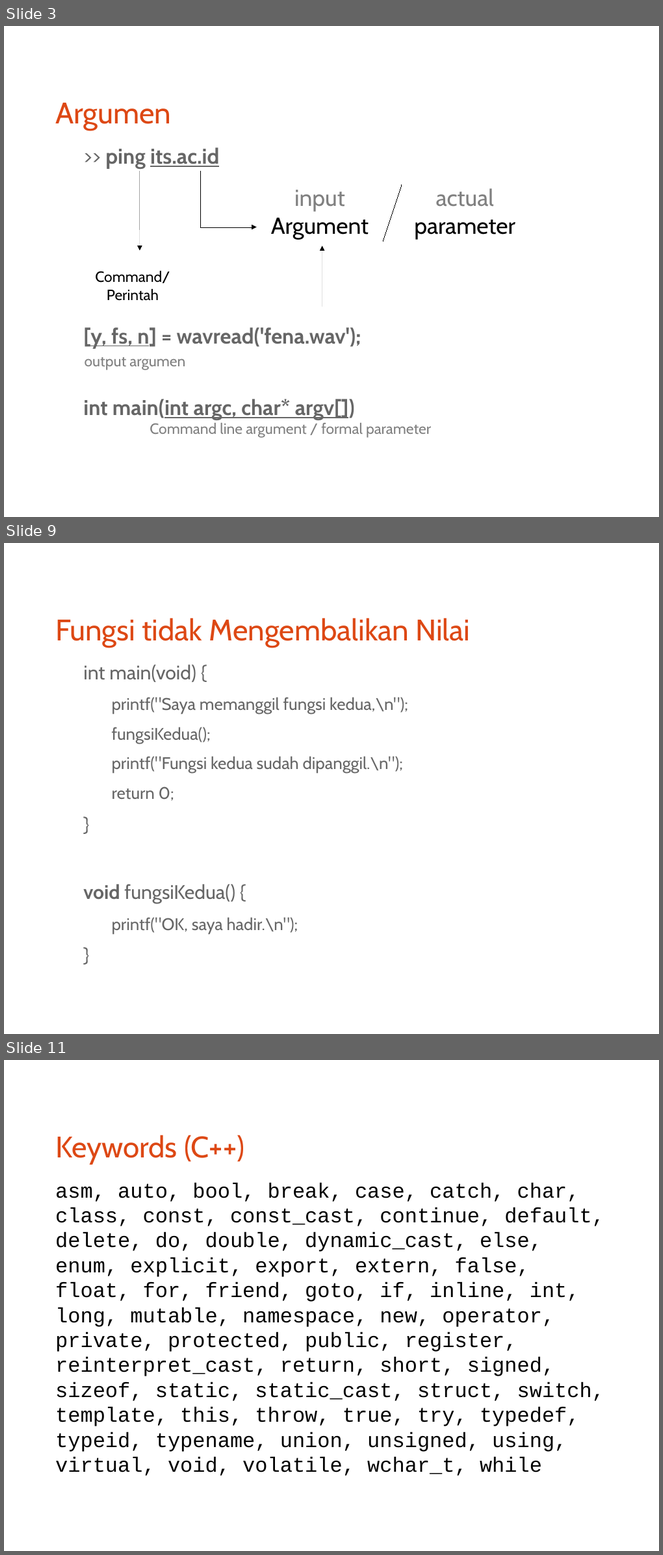
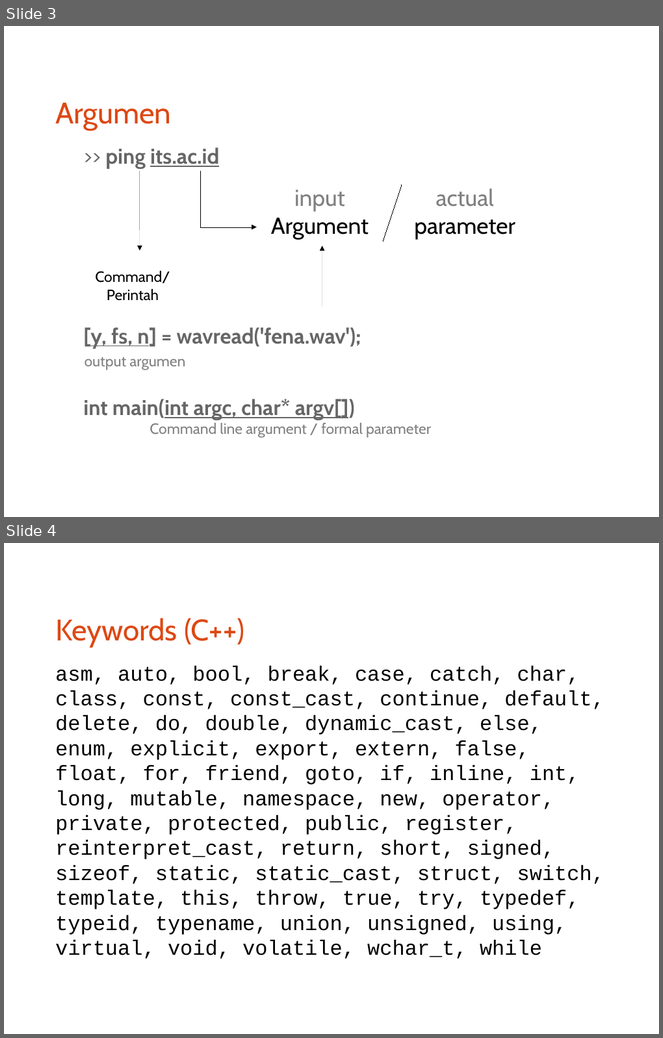
Before and after one commit to bagustris/prokom-tf, a slide deck: prokom4.odp. Shown one above the other, each under a label of ours: slides 3, 9 and 11 before the commit, slides 3 and 4 after it; the slides between them are not shown. The pictures are 663x1555 and 663x1038 pixels, drawn with LibreOffice and Linux fonts; fonts in the diff are those of the drawing. Boxes give left, top, right and bottom in pixels: in the first picture for what was removed or moved away, otherwise in the second. Text is boxed around its words. In the diff, an @@ line names an element or a change of style, - is before the commit and + after.

```diff
--- a/prokom4.odp
+++ b/prokom4.odp
@@ slide 9 removed at [4, 543, 659, 1034], background #FFFFFF @@
@@ title removed at [55, 618, 470, 648] @@
-Fungsi tidak Mengembalikan Nilai
@@ text removed at [83, 665, 408, 934] @@
-int main(void) {
-  printf("Saya memanggil fungsi kedua,\n");
-  fungsiKedua();
-  printf("Fungsi kedua sudah dipanggil.\n");
-  return 0;
-}
-void fungsiKedua() {
-  printf("OK, saya hadir.\n");
-}
@@ what was slide 11 is now slide 4 @@
```
Also in this commit, not shown: 1 slide changed, 1 slide added, 6 other slides removed, 2 other files.
